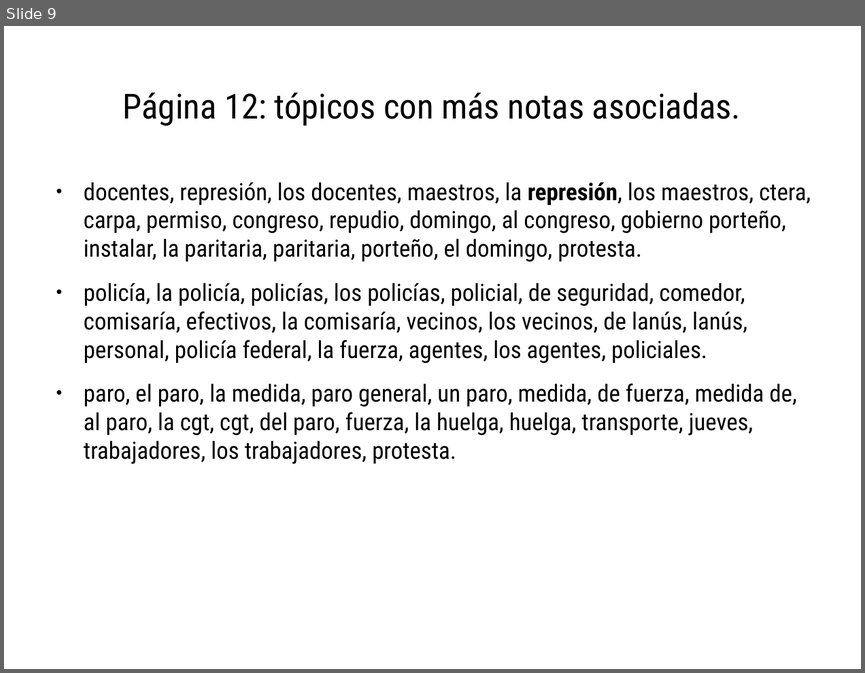
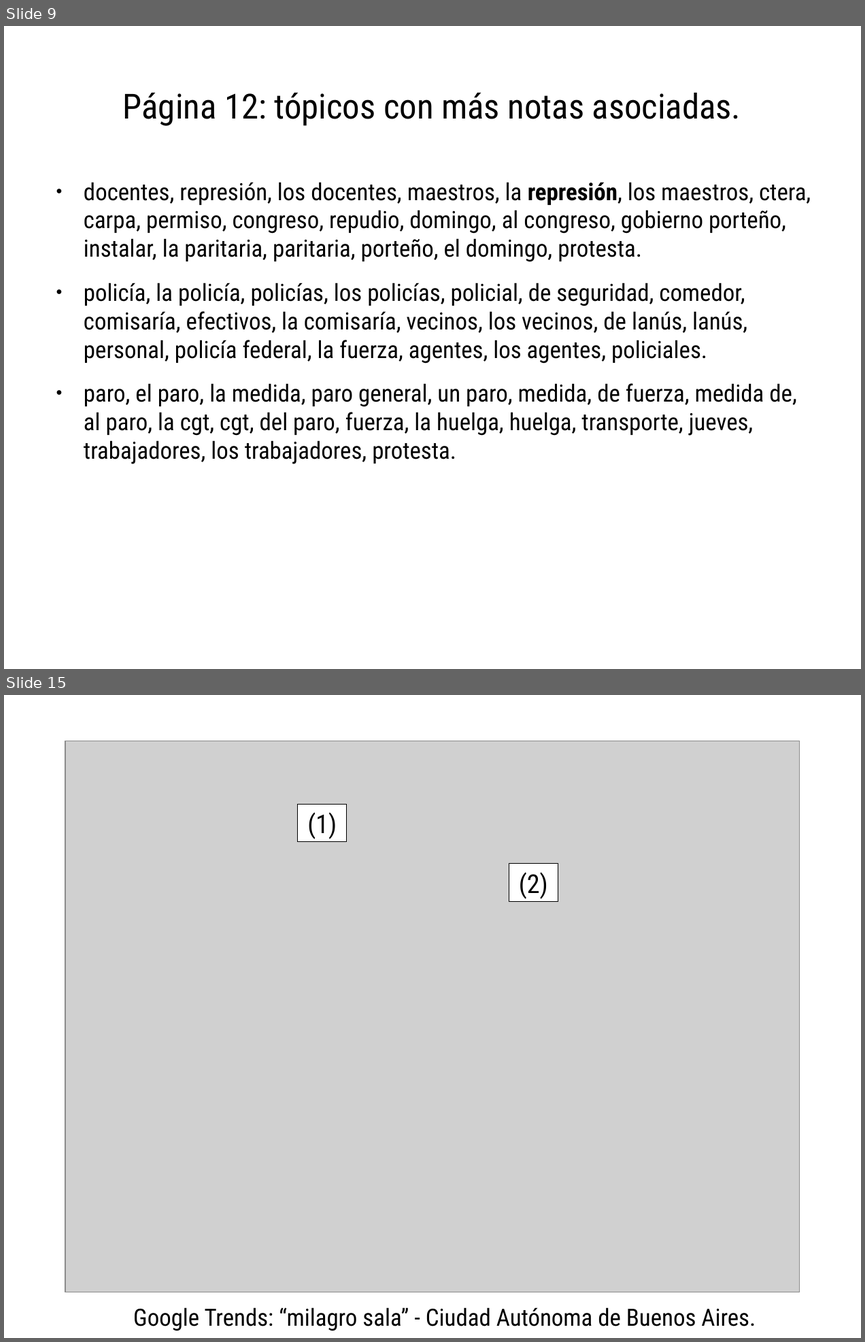
Before and after one commit to spinto88/Analisis_medios, a slide deck: Comparacion_agendas.odp. Shown one above the other, each under a label of ours: slide 9 before the commit, slides 9 and 15 after it; the slides between them are not shown. The pictures are 865x673 and 865x1342 pixels, drawn with LibreOffice and Linux fonts; fonts in the diff are those of the drawing; grey boxes stand for pictures. Boxes give left, top, right and bottom in pixels: in the first picture for what was removed or moved away, otherwise in the second. Text is boxed around its words. In the diff, an @@ line names an element or a change of style, - is before the commit and + after.

```diff
--- a/Comparacion_agendas.odp
+++ b/Comparacion_agendas.odp
@@ slide 15 added at (4,695,861,1338), background #FFFFFF @@
@@ picture added at (65,741,800,1292) @@
@@ rectangle added at (298,804,347,842), fill #FFFFFF, outline #000000 0 pt, 24 pt, text #000000 @@
+(1)
@@ rectangle added at (509,864,558,902), fill #FFFFFF, outline #000000 0 pt, 24 pt, text #000000 @@
+(2)
@@ text added at (133,1307,755,1331), 22 pt, text #000000 @@
+Google Trends: “milagro sala” - Ciudad Autónoma de Buenos Aires.
```
Also in this commit, not shown: 1 slide changed, 15 other slides added, 9 other files.
